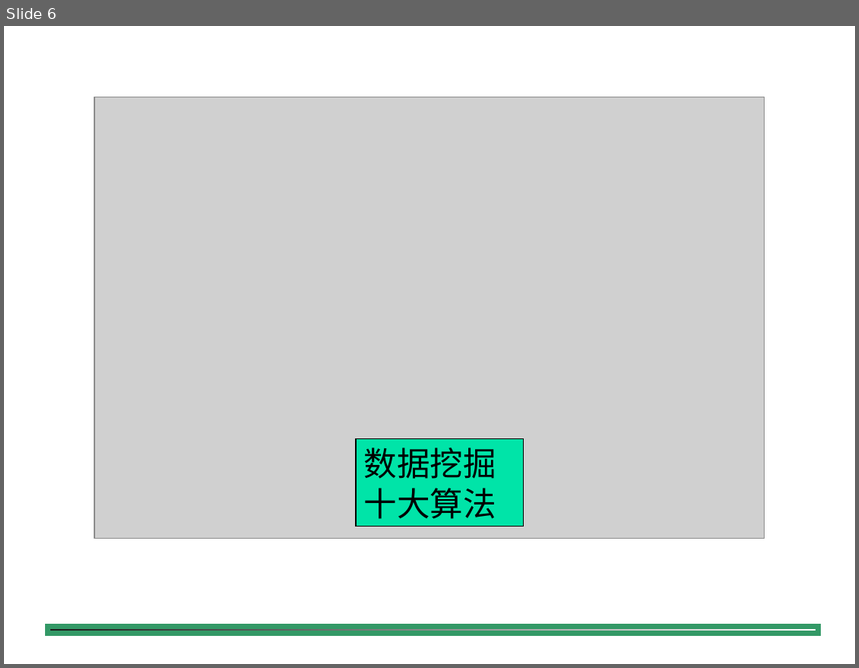
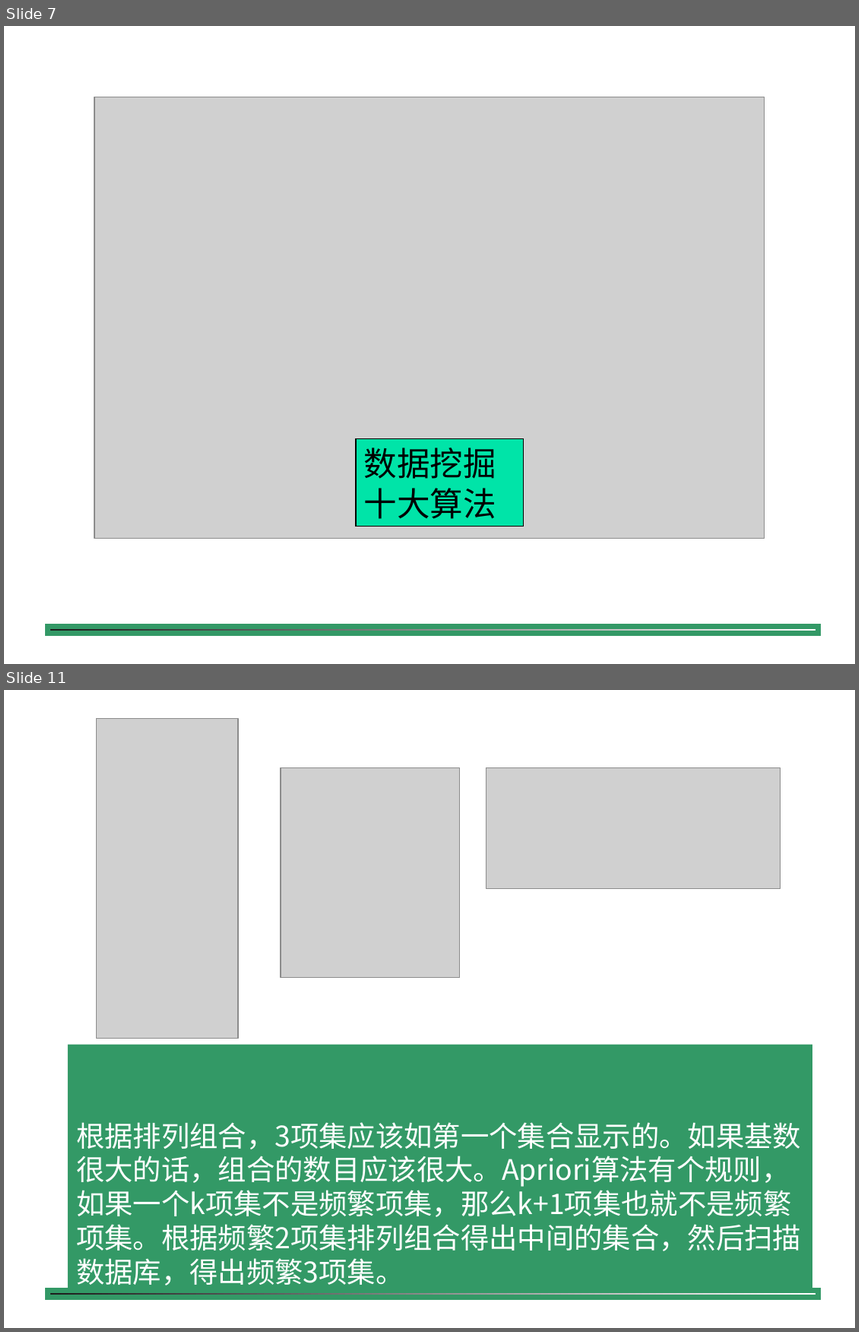
Before and after one commit to shfkuang/shfkuang.github.io, a slide deck: dm2019/fuxi.ppt. Shown one above the other, each under a label of ours: slide 6 before the commit, slides 7 and 11 after it; the slides between them are not shown. The pictures are 859x668 and 859x1332 pixels, drawn with LibreOffice and Linux fonts; fonts in the diff are those of the drawing; grey boxes stand for pictures; background and template pictures are left out. Boxes give left, top, right and bottom in pixels: in the first picture for what was removed or moved away, otherwise in the second. Text is boxed around its words. In the diff, an @@ line names an element or a change of style, - is before the commit and + after.

```diff
--- a/dm2019/fuxi.ppt
+++ b/dm2019/fuxi.ppt
@@ slide 11 added at box(4, 690, 855, 1328), background #FFFFFF; not listed: 1 template element that a slide beside it also shows @@
@@ picture added at box(96, 718, 238, 1038) @@
@@ picture added at box(281, 768, 459, 978) @@
@@ picture added at box(487, 768, 780, 889) @@
@@ title added at box(68, 1045, 813, 1293), fill #339966, 24 pt, text #FFFFFF @@
+根据排列组合，3项集应该如第一个集合显示的。如果基数很大的话，组合的数目应该很大。Apriori算法有个规则，如果一个k项集不是频繁项集，那么k+1项集也就不是频繁项集。根据频繁2项集排列组合得出中间的集合，然后扫描数据库，得出频繁3项集。
@@ what was slide 6 is now slide 7 @@
```
Also in this commit, not shown: 2 slides changed, 41 other slides added, 4 other files.
